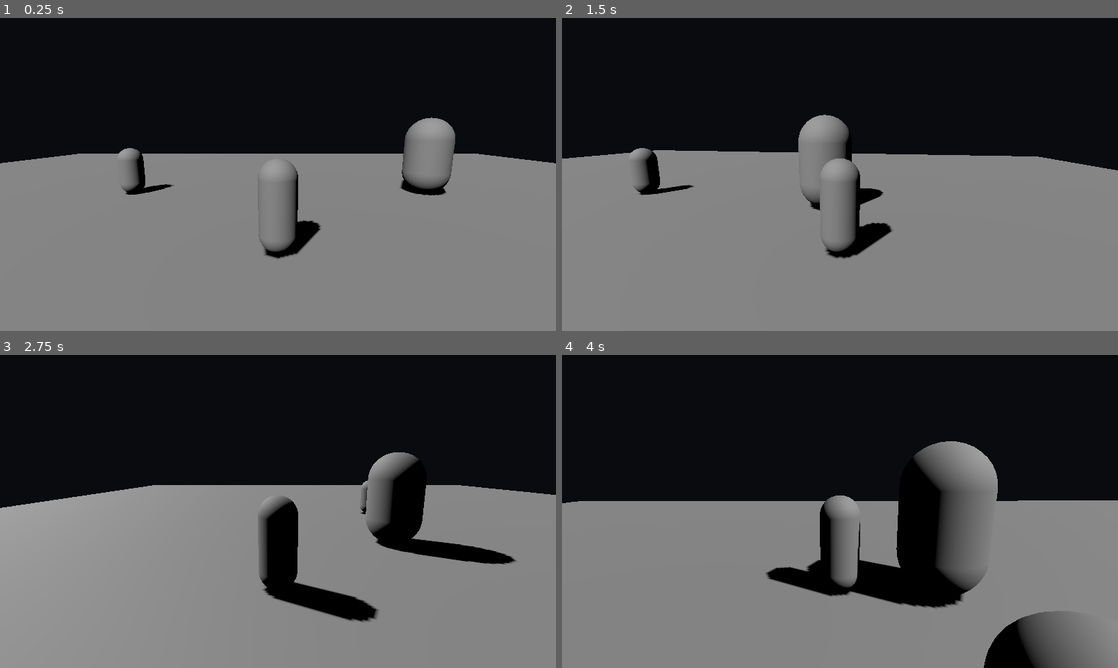
Above: before the commit, frames 1-4 (two rows, left to right).
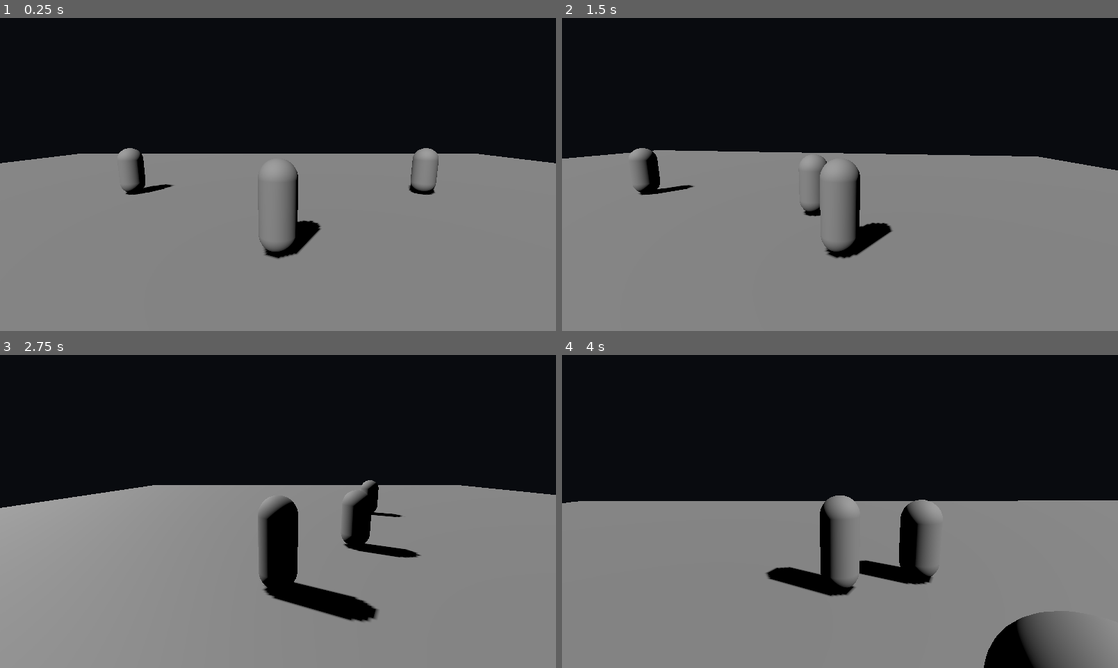
Above: after the commit, the same moments.

Repository: rilldudexs-glitch/Aetherion-wrath-of-fallen-angel
Game: Godot game, scene res://scenes/main.tscn
The game is run twice, just before and just after one commit, with the same random seed, the same clock (stepped at 60 frames per second) and the same inputs.
Inputs (mouse positions are in pixels of both pictures, inside the frame that each line leads up to):
- Up to frame 1 (0.25 s): no input
- Up to frame 2 (1.5 s): move the mouse to (962, 158) at 0.52 s; hold D (move_right) 0.53-1.28 s; tap Space (dodge) at 0.6 s; move the mouse to (728, 190) at 1.27 s; hold S (move_back) from 1.28 s (still down); tap K (heavy_attack) at 1.35 s
- Up to frame 3 (2.75 s): move the mouse to (333, 442) at 2.02 s; release S (move_back) at 2.03 s; hold D (move_right) from 2.03 s (still down); tap J (light_attack) at 2.1 s
- Up to frame 4 (4 s): move the mouse to (812, 574) at 2.77 s; release D (move_right) at 2.78 s; hold W (move_forward) 2.78-3.53 s; tap Space (dodge) at 2.85 s; move the mouse to (1006, 558) at 3.52 s; hold A (move_left) from 3.53 s (still down); tap K (heavy_attack) at 3.6 s

The runs differ from the first frame. In frame 1, 1.4% of the frame differs, in the area x 72-82%, y 31-57%; in frame 2, 1.4%; in frame 3, 4.2%; in frame 4, 6.6%, in the area x 43-79%, y 27-81%.

Commit message:
Configure regular enemy wave followed by a dedicated boss wave

Diff:
--- a/scenes/main.tscn
+++ b/scenes/main.tscn
@@ -49,7 +49,9 @@
 [node name="EncounterDirector" type="Node3D" parent="."]
 script = ExtResource("5_director")
 auto_start = true
-enemy_scenes = Array[PackedScene]([ExtResource("3_enemy"), ExtResource("4_boss")])
+enemy_scenes = Array[PackedScene]([ExtResource("3_enemy")])
+boss_scene = ExtResource("4_boss")
+boss_on_final_wave = true
 spawn_points = Array[NodePath]([NodePath("../SpawnPoints/SpawnA"), NodePath("../SpawnPoints/SpawnB"), NodePath("../SpawnPoints/BossSpawn")])
 player_path = NodePath("../Draeven")
 waves = Array[int]([2, 1])
